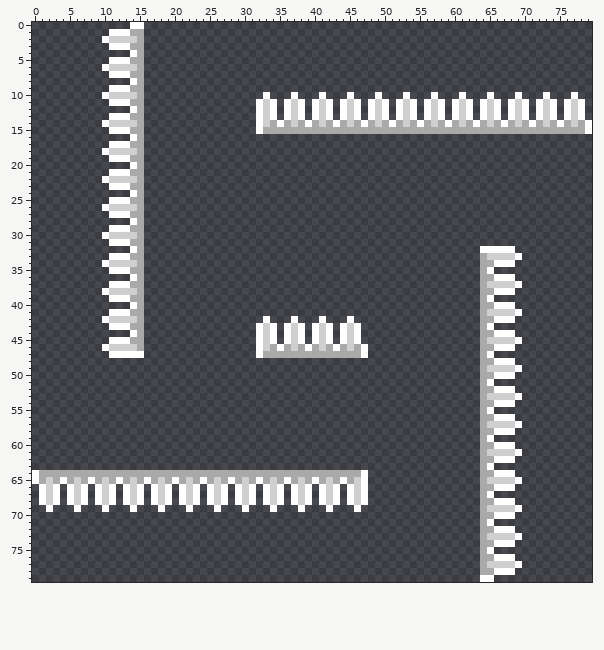
Pixel-art file: OGPC_Project_Native_Directory/OGPC_Project_Spikes_Tileset.aseprite. Above is the file before it was changed.
80x80 pixels, 1 frame.
And afterwards:
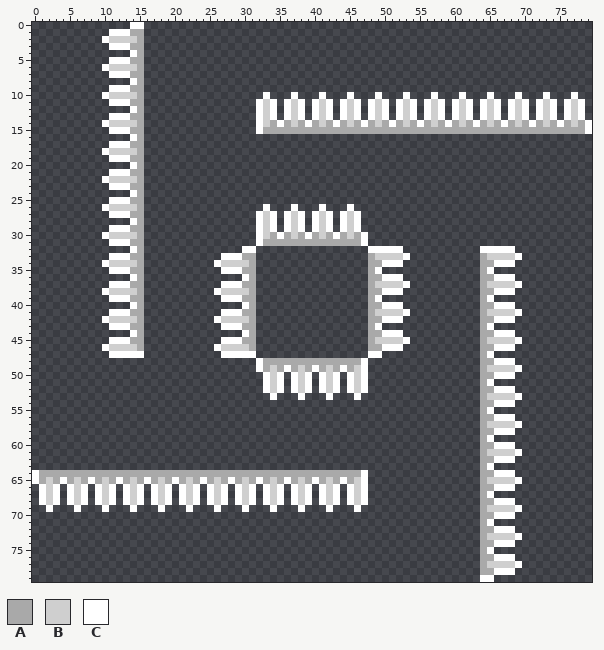
Palette (. is transparent): A #a9a9a9  B #cfcfcf  C #ffffff
Diff:
@@ x 24..55 @@
 25 ................................
-26 ................................
-27 ................................
-28 ................................
-29 ................................
-30 ................................
-31 ................................
-32 ................................
-33 ................................
-34 ................................
-35 ................................
-36 ................................
-37 ................................
-38 ................................
-39 ................................
-40 ................................
-41 ................................
-42 .........C...C...C...C..........
-43 ........CBC.CBC.CBC.CBC.........
-44 ........CBC.CBC.CBC.CBC.........
-45 ........CBC.CBC.CBC.CBC.........
-46 ........CBACABACABACABAC........
-47 ........CAAAAAAAAAAAAAAC........
-48 ................................
-49 ................................
-50 ................................
-51 ................................
-52 ................................
-53 ................................
+26 .........C...C...C...C..........
+27 ........CBC.CBC.CBC.CBC.........
+28 ........CBC.CBC.CBC.CBC.........
+29 ........CBC.CBC.CBC.CBC.........
+30 ........CBACABACABACABAC........
+31 ........CAAAAAAAAAAAAAAC........
+32 ......CC................CCCCC...
+33 ...CCCAA................ABBBBC..
+34 ..CBBBBA................AACCC...
+35 ...CCCAA................AC......
+36 ......CA................AACCC...
+37 ...CCCAA................ABBBBC..
+38 ..CBBBBA................AACCC...
+39 ...CCCAA................AC......
+40 ......CA................AACCC...
+41 ...CCCAA................ABBBBC..
+42 ..CBBBBA................AACCC...
+43 ...CCCAA................AC......
+44 ......CA................AACCC...
+45 ...CCCAA................ABBBBC..
+46 ..CBBBBA................AACCC...
+47 ...CCCCC................CC......
+48 ........CAAAAAAAAAAAAAAC........
+49 ........CABACABACABACABC........
+50 .........CBC.CBC.CBC.CBC........
+51 .........CBC.CBC.CBC.CBC........
+52 .........CBC.CBC.CBC.CBC........
+53 ..........C...C...C...C.........
 54 ................................
